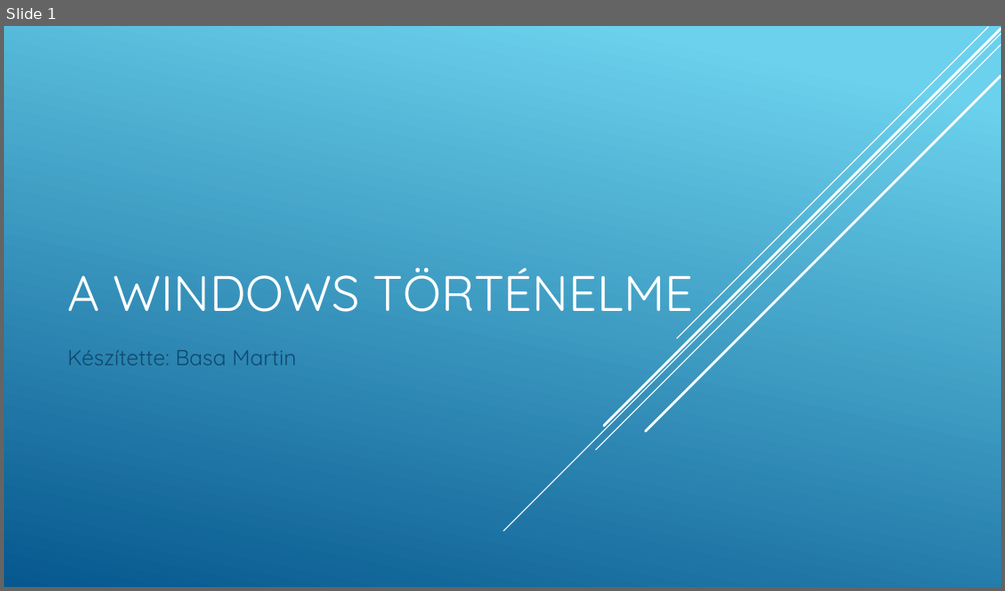
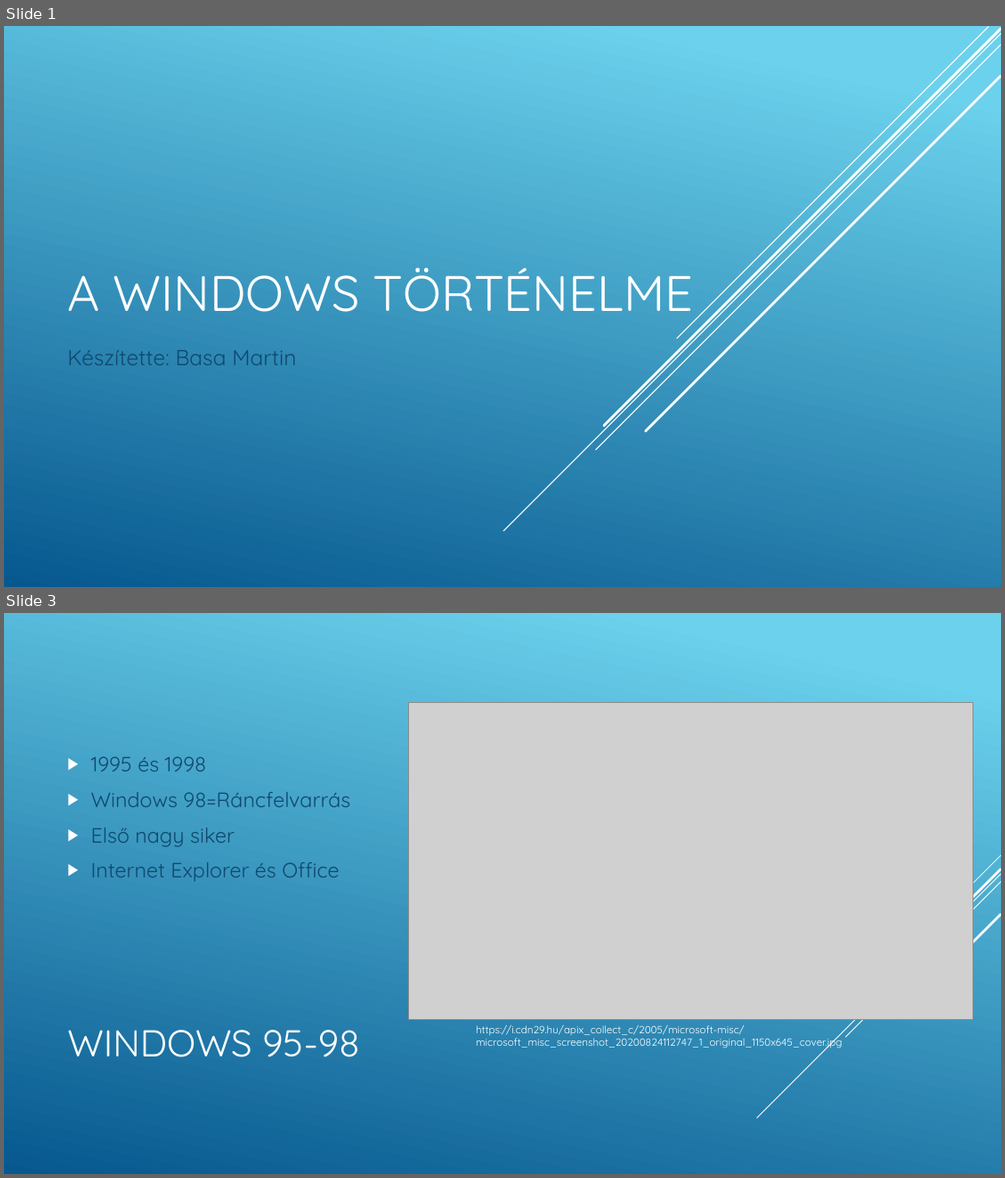
Before and after one commit to Martinanevem/ppt, a slide deck: A Windows történelme.pptx. Shown one above the other, each under a label of ours: slide 1 before the commit, slides 1 and 3 after it; the slides between them are not shown. The pictures are 1005x591 and 1005x1178 pixels, drawn with LibreOffice and Linux fonts; fonts in the diff are those of the drawing; grey boxes stand for pictures. Boxes give left, top, right and bottom in pixels: in the first picture for what was removed or moved away, otherwise in the second. Text is boxed around its words. In the diff, an @@ line names an element or a change of style, - is before the commit and + after.

Commit message:
Első 2 dia elkészítve

```diff
--- a/A Windows történelme.pptx
+++ b/A Windows történelme.pptx
@@ slide 3 added at (4, 613, 1001, 1174), background gradient #6ED2EB to #06588E @@
@@ picture added at (409, 703, 972, 1019) @@
@@ text added at (91, 756, 350, 882), 20 pt, text #0F496F @@
+▶ 1995 és 1998
+▶ Windows 98=Ráncfelvarrás
+▶ Első nagy siker
+▶ Internet Explorer és Office
@@ group added at (757, 855, 1001, 1118): 5 lines @@
@@ title added at (67, 1030, 360, 1057), 36 pt, text #FFFFFF @@
+WINDOWS 95-98
@@ text added at (476, 1025, 841, 1049), 10 pt, text #FFFFFF @@
+https://i.cdn29.hu/apix_collect_c/2005/microsoft-misc/microsoft_misc_screenshot_20200824112747_1_original_1150x645_cover.jpg
```
Also in this commit, not shown: 1 slide changed, 1 other slide added.
